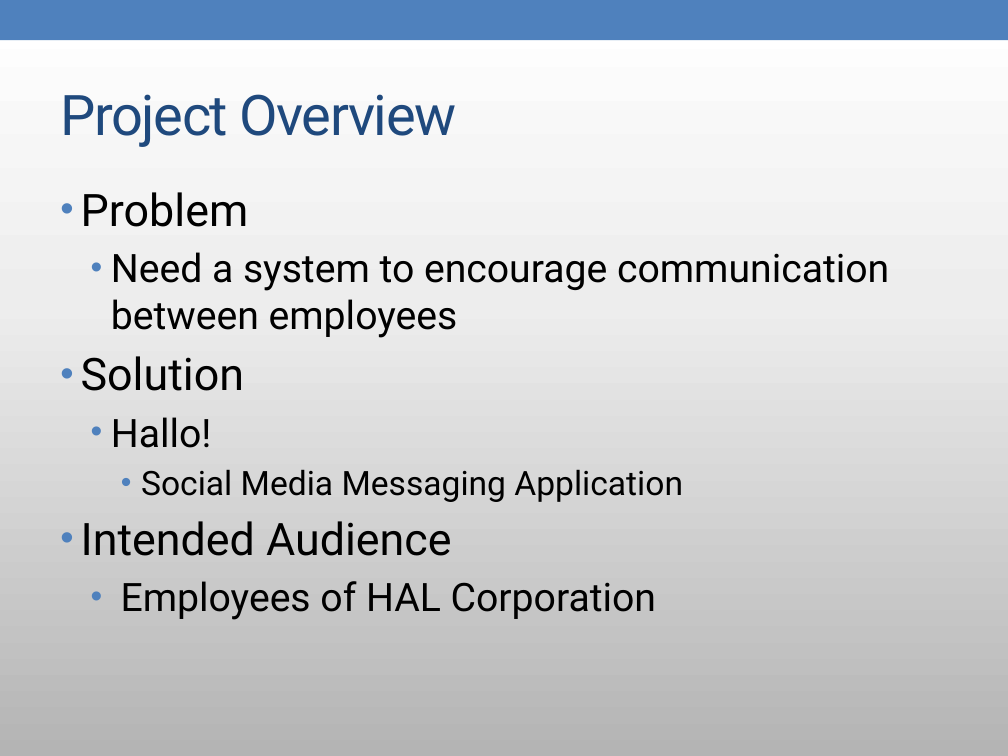
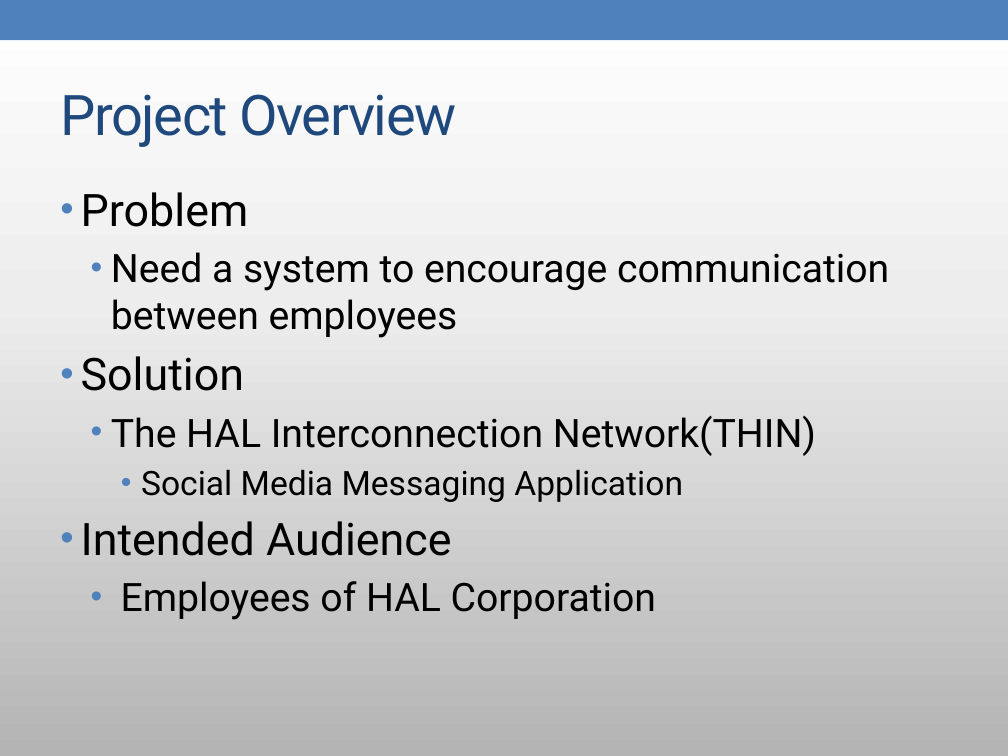
Before and after one commit to yotengo/MaverickApplicationsCorporation, a slide deck: slide 3 of doc/phase4/Mac reflection presentation.pptx. Drawn at 1008x756 pixels with LibreOffice and Linux fonts; fonts in the diff are those of the drawing. Boxes give left, top, right and bottom in pixels: in the first picture for what was removed or moved away, otherwise in the second. Text is boxed around its words. In the diff, an @@ line names an element or a change of style, - is before the commit and + after.

```diff
--- a/doc/phase4/Mac reflection presentation.pptx
+++ b/doc/phase4/Mac reflection presentation.pptx
@@ text at [111,416,816,456]: text changed @@
-  • Hallo!
+  • The HAL Interconnection Network(THIN)
```
Also in this commit, not shown: 2 other slides changed, 1 slide added, 2 slides removed, 2 other files.
